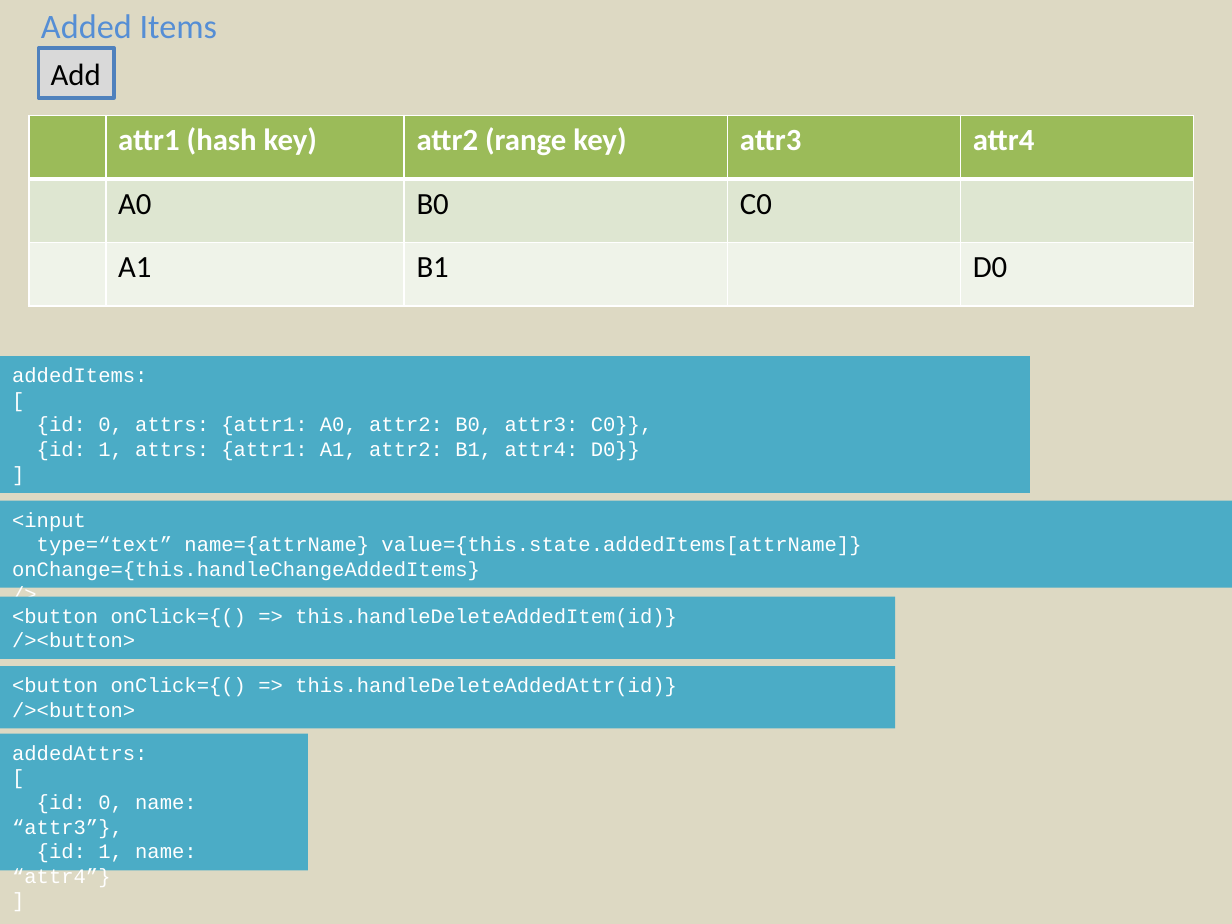
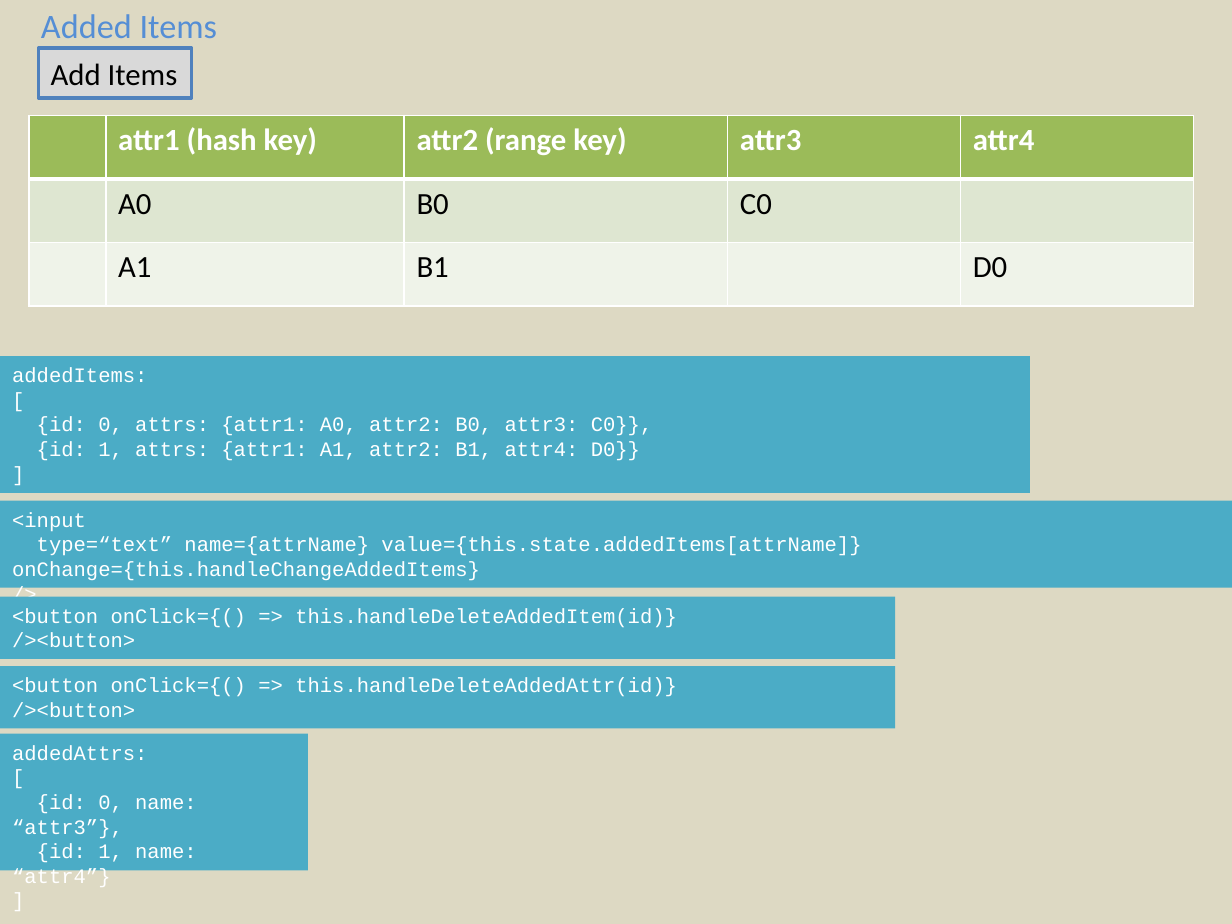
Before and after one commit to joycejoyce/DynamoDBManager, a slide deck: slide 16 of design/DynamoDB Manager.pptx (slide 7 before the commit). Drawn at 1232x924 pixels with LibreOffice and Linux fonts; fonts in the diff are those of the drawing; background and template pictures are left out. Boxes give left, top, right and bottom in pixels: in the first picture for what was removed or moved away, otherwise in the second. Text is boxed around its words. In the diff, an @@ line names an element or a change of style, - is before the commit and + after.

```diff
--- a/design/DynamoDB Manager.pptx
+++ b/design/DynamoDB Manager.pptx
@@ rectangle "Add Items": place and size @@
-rectangle "Add Items" at (38, 48, 113, 97)
+rectangle "Add Items" at (38, 48, 191, 97)
@@ text in rectangle at (51, 63, 178, 86): text changed @@
-Add
+Add Items
```
Also in this commit, not shown: 1 other slide changed, 12 other files.
